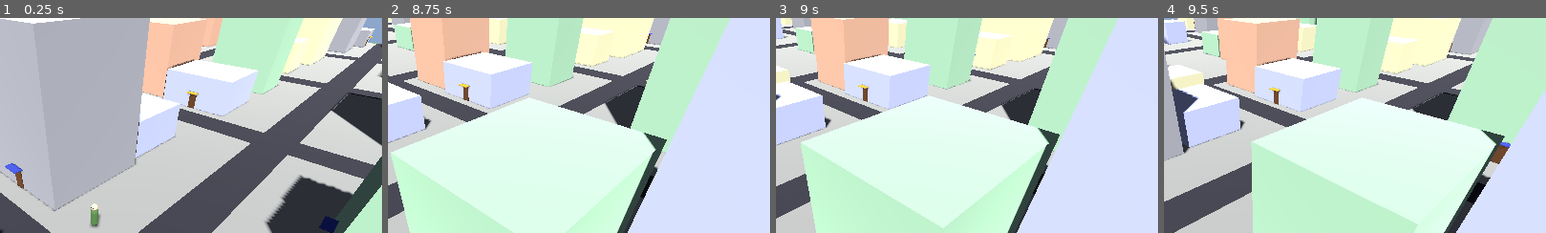
Above: before the commit, frames 1-4 (left to right).
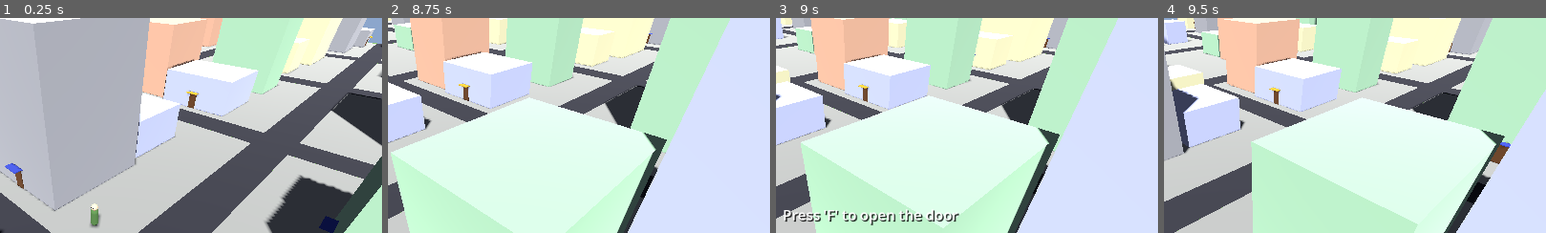
Above: after the commit, the same moments.

Repository: shaoqian2001/vibe-zombie
Game: Godot game, scene res://scenes/Main.tscn
Same seed, same stepped clock (60 frames per second), same inputs: the game is played once before the commit and once after it.
Inputs:
- Up to frame 1 (0.25 s): no input
- Up to frame 2 (8.75 s): hold F (interact) 0.53-1.28 s; hold W (move_forward) 0.53-2.03 s; tap Shift (sprint) every 1.5 s from 1.35 to 7.35 s; hold F (interact) 2.03-2.78 s; hold A (move_left) 2.03-3.53 s; hold S (move_backward) 3.53-4.28 s; hold F (interact) 3.53-4.28 s; hold D (move_right) 4.28-5.03 s; hold W (move_forward) 5.03-5.78 s; hold F (interact) 5.03-5.78 s; hold D (move_right) 5.78-8.03 s; hold F (interact) 6.53-7.28 s; hold S (move_backward) from 8.03 s (still down); hold F (interact) from 8.03 s (still down)
- Up to frame 3 (9 s): release S (move_backward) at 8.78 s; release F (interact) at 8.78 s; hold A (move_left) from 8.78 s (still down); tap Shift (sprint) at 8.85 s
- Up to frame 4 (9.5 s): keep holding A (move_left)
The pictures show only the part of the screen within x 38-88%, y 4-54%; the shares and areas given below are measured in that part.

Frames 1-2 are identical in both runs. In frame 3, 1.3% of the frame differs, in the area x 2-48%, y 88-97%; in frame 4, nothing differs.

Commit message:
fix: F works from inside, auto view switching, centered prompt
Three issues fixed:

1. Entrance area now straddles the door (centered on door position,
   extends both inside and outside) so the F key prompt and interaction
   work from either side. Player can open/close the door from inside.

2. View auto-switches based on player position: walking inside the
   building bounds shows interior view, walking outside shows exterior
   view. The door stays open and the player can freely re-enter without
   pressing F — the interior collision walls remain active even when
   the interior mesh is hidden, so the building boundary is enforced.

3. Prompt label is now truly centered on screen using anchor-based
   layout (anchor 0.0-1.0 horizontal, 0.4-0.6 vertical) with larger
   font (24px). Door prompts take priority over "Inside: type" label.

https://claude.ai/code/session_01DHWiNhD45CF2HdxzgtBsHD

Diff:
--- a/scripts/main.gd
+++ b/scripts/main.gd
@@ -4,8 +4,10 @@
 ## Wires up the camera → player link, handles player spawn,
 ## and manages seamless building enter / exit transitions.
 ##
-## Press F near a closed door to open it.  Once open the player can
-## walk freely in and out.  Press F near an open door to close it.
+## Press F near a door to open / close it.
+## When a door is open the player can walk freely in and out.
+## The view switches automatically between exterior and interior
+## based on whether the player is inside the building bounds.
 
 const BuildingInterior = preload("res://scripts/building_interior.gd")
 
@@ -32,10 +34,11 @@
 var _prompt_label: Label = null
 
 # State
-var _nearby_building: Dictionary = {}   # building whose entrance area the player overlaps
+var _nearby_building: Dictionary = {}   # building whose door area the player overlaps
 var _open_building: Dictionary = {}     # building whose door is currently open
 var _current_interior: Node3D = null    # interior node for the open building
 var _player_inside: bool = false        # whether the player is inside the open building
+var _showing_interior: bool = false     # whether we are currently showing interior view
 
 func _ready() -> void:
 	var rng := RandomNumberGenerator.new()
@@ -70,14 +73,20 @@
 	_prompt_label = Label.new()
 	_prompt_label.horizontal_alignment = HORIZONTAL_ALIGNMENT_CENTER
 	_prompt_label.vertical_alignment = VERTICAL_ALIGNMENT_CENTER
-	_prompt_label.add_theme_font_size_override("font_size", 20)
+	_prompt_label.add_theme_font_size_override("font_size", 24)
 	_prompt_label.add_theme_color_override("font_color", Color(1, 1, 1))
 	_prompt_label.add_theme_color_override("font_shadow_color", Color(0, 0, 0, 0.8))
 	_prompt_label.add_theme_constant_override("shadow_offset_x", 2)
 	_prompt_label.add_theme_constant_override("shadow_offset_y", 2)
-	_prompt_label.anchors_preset = Control.PRESET_CENTER_BOTTOM
-	_prompt_label.position = Vector2(-200, -60)
-	_prompt_label.size = Vector2(400, 40)
+	# True centre of the screen using full-rect anchors
+	_prompt_label.anchor_left = 0.0
+	_prompt_label.anchor_top = 0.4
+	_prompt_label.anchor_right = 1.0
+	_prompt_label.anchor_bottom = 0.6
+	_prompt_label.offset_left = 0
+	_prompt_label.offset_top = 0
+	_prompt_label.offset_right = 0
+	_prompt_label.offset_bottom = 0
 	_prompt_label.visible = false
 	canvas.add_child(_prompt_label)
 
@@ -85,17 +94,18 @@
 	if _prompt_label == null:
 		return
 
-	if _player_inside and not _open_building.is_empty():
-		var btype: int = _open_building.get("type", 0)
-		var type_name: String = BUILDING_TYPE_NAMES[btype] if btype < BUILDING_TYPE_NAMES.size() else "Building"
-		_prompt_label.text = "Inside: " + type_name
-		_prompt_label.visible = true
-	elif not _nearby_building.is_empty():
+	# Near a door (from either side) — show open/close prompt
+	if not _nearby_building.is_empty():
 		var is_open: bool = _nearby_building.get("door_open", false)
 		if is_open:
 			_prompt_label.text = "Press 'F' to close the door"
 		else:
 			_prompt_label.text = "Press 'F' to open the door"
+		_prompt_label.visible = true
+	elif _player_inside and not _open_building.is_empty():
+		var btype: int = _open_building.get("type", 0)
+		var type_name: String = BUILDING_TYPE_NAMES[btype] if btype < BUILDING_TYPE_NAMES.size() else "Building"
+		_prompt_label.text = "Inside: " + type_name
 		_prompt_label.visible = true
 	else:
 		_prompt_label.visible = false
@@ -117,7 +127,7 @@
 		)
 
 # ------------------------------------------------------------------
-# Interact (F key)
+# Interact (F key) — works from both inside and outside
 # ------------------------------------------------------------------
 
 func _handle_interact() -> void:
@@ -126,9 +136,6 @@
 
 	var is_open: bool = _nearby_building.get("door_open", false)
 	if is_open:
-		# Don't close while player is inside
-		if _player_inside:
-			return
 		_close_door()
 	else:
 		_open_door(_nearby_building)
@@ -145,15 +152,12 @@
 	binfo.door_open = true
 	_open_building = binfo
 
-	# Hide exterior mesh
-	var building_node: MeshInstance3D = binfo.node
-	building_node.visible = false
-
 	# Hide the door panel
 	var door_mi: MeshInstance3D = binfo.door_mesh
 	door_mi.visible = false
 
-	# Disable exterior collision so player can walk inside
+	# Disable exterior collision — interior walls provide collision instead
+	var building_node: MeshInstance3D = binfo.node
 	for child in building_node.get_children():
 		if child is StaticBody3D:
 			child.process_mode = Node.PROCESS_MODE_DISABLED
@@ -183,6 +187,13 @@
 		building_ground, facing, binfo.color
 	)
 
+	# Set initial view based on player position
+	_update_player_inside()
+	if _player_inside:
+		_switch_to_interior_view()
+	else:
+		_switch_to_exterior_view()
+
 # ------------------------------------------------------------------
 # Close door
 # ------------------------------------------------------------------
@@ -192,16 +203,13 @@
 		return
 
 	_open_building.door_open = false
-
-	# Restore exterior mesh
-	var building_node: MeshInstance3D = _open_building.node
-	building_node.visible = true
 
 	# Show the door panel again
 	var door_mi: MeshInstance3D = _open_building.door_mesh
 	door_mi.visible = true
 
 	# Re-enable exterior collision
+	var building_node: MeshInstance3D = _open_building.node
 	for child in building_node.get_children():
 		if child is StaticBody3D:
 			child.process_mode = Node.PROCESS_MODE_INHERIT
@@ -209,6 +217,9 @@
 				if sub is CollisionShape3D:
 					(sub as CollisionShape3D).disabled = false
 
+	# Make sure exterior is visible
+	building_node.visible = true
+
 	# Remove interior
 	if _current_interior:
 		_current_interior.queue_free()
@@ -216,29 +227,68 @@
 
 	_open_building = {}
 	_player_inside = false
-
-# ------------------------------------------------------------------
-# Position-based inside detection
+	_showing_interior = false
+
+# ------------------------------------------------------------------
+# Position-based inside detection + auto view switching
 # ------------------------------------------------------------------
 
 func _update_player_inside() -> void:
 	if _open_building.is_empty():
-		_player_inside = false
-		return
+		if _player_inside:
+			_player_inside = false
+			_showing_interior = false
+		return
+
 	var bpos: Vector3 = _open_building.node.position
 	var hw: float = _open_building.width * 0.5
 	var hd: float = _open_building.depth * 0.5
 	var px: float = player.global_position.x
 	var pz: float = player.global_position.z
-	_player_inside = (px > bpos.x - hw and px < bpos.x + hw
+	var now_inside := (px > bpos.x - hw and px < bpos.x + hw
 		and pz > bpos.z - hd and pz < bpos.z + hd)
 
+	# Detect transition
+	if now_inside and not _player_inside:
+		_player_inside = true
+		_switch_to_interior_view()
+	elif not now_inside and _player_inside:
+		_player_inside = false
+		_switch_to_exterior_view()
+
+# ------------------------------------------------------------------
+# View switching
+# ------------------------------------------------------------------
+
+func _switch_to_interior_view() -> void:
+	if _showing_interior:
+		return
+	_showing_interior = true
+	# Hide exterior, show interior
+	var building_node: MeshInstance3D = _open_building.node
+	building_node.visible = false
+	if _current_interior:
+		_current_interior.visible = true
+
+func _switch_to_exterior_view() -> void:
+	if not _showing_interior:
+		return
+	_showing_interior = false
+	# Show exterior, hide interior (collision from interior walls stays active)
+	var building_node: MeshInstance3D = _open_building.node
+	building_node.visible = true
+	# Keep door hidden since it's open
+	var door_mi: MeshInstance3D = _open_building.door_mesh
+	door_mi.visible = false
+	if _current_interior:
+		_current_interior.visible = false
+
 # ------------------------------------------------------------------
 # Interior wall visibility based on camera angle
 # ------------------------------------------------------------------
 
 func _update_interior_wall_visibility() -> void:
-	if not _player_inside or _current_interior == null:
+	if not _showing_interior or _current_interior == null:
 		return
 	# Camera direction in world space (from player toward camera)
 	var cam_dir := camera.global_position - player.global_position
--- a/scripts/world.gd
+++ b/scripts/world.gd
@@ -316,15 +316,15 @@
 	area.name = "EntranceArea"
 	var cs := CollisionShape3D.new()
 	var shp := BoxShape3D.new()
-	shp.size = Vector3(1.8, 2.5, 1.8)
+	# Wide enough for the door, deep enough to cover both sides of the wall
+	if absf(facing.x) > 0.5:
+		shp.size = Vector3(3.0, 2.5, 2.0)
+	else:
+		shp.size = Vector3(2.0, 2.5, 3.0)
 	cs.shape = shp
 	area.add_child(cs)
-	# Position slightly in front of the door
-	area.position = entrance_pos + Vector3(
-		facing.x * 0.9,
-		1.25,
-		facing.z * 0.9
-	)
+	# Centered on the door position (straddles inside and outside)
+	area.position = entrance_pos + Vector3(0.0, 1.25, 0.0)
 	add_child(area)
 	return area
 
